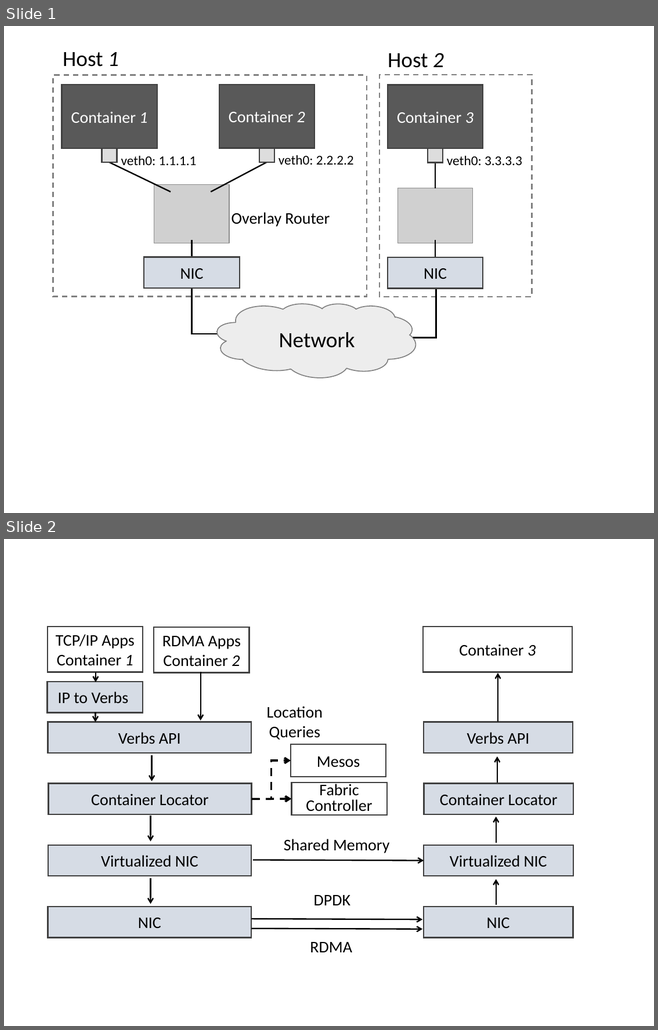
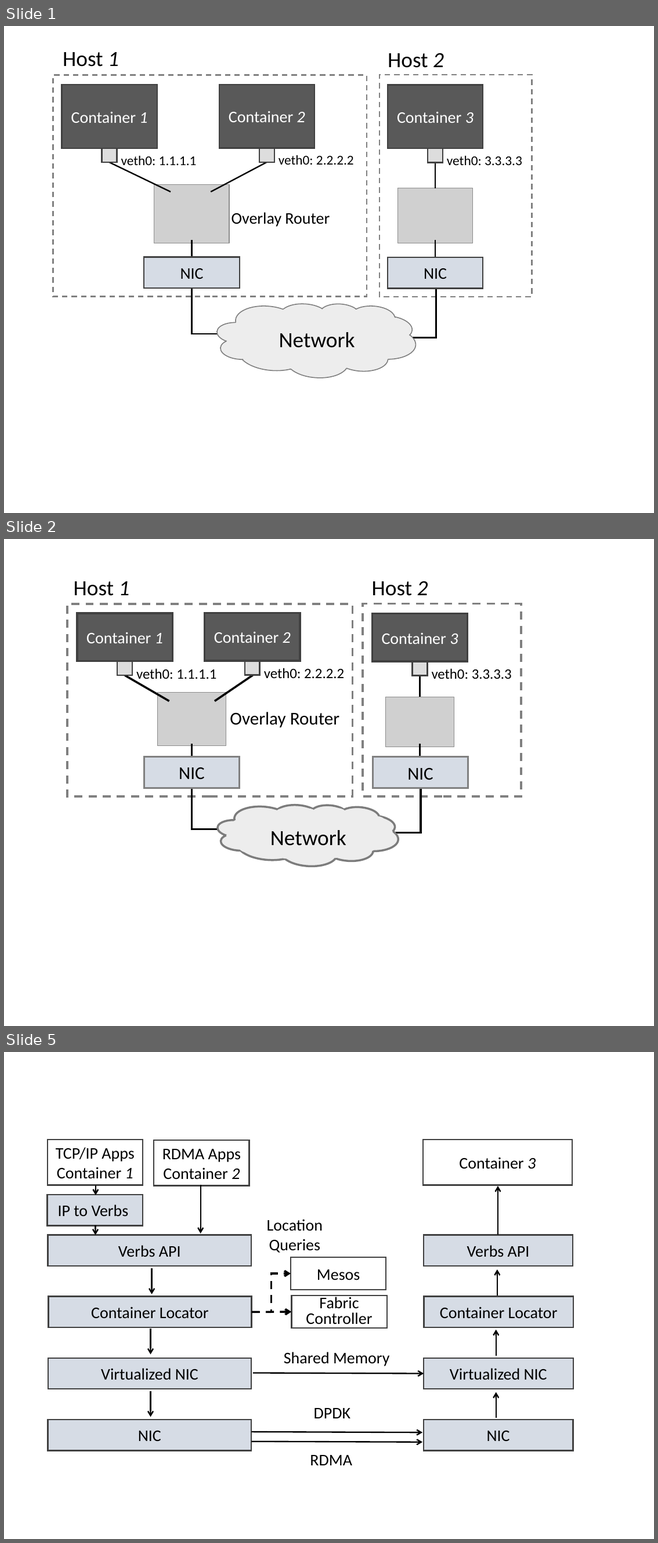
Before and after one commit to lampson0505/freeflow-hotnets16, a slide deck: figures/figures.pptx. Shown one above the other, each under a label of ours: slides 1 and 2 before the commit, slides 1, 2 and 5 after it; the slides between them are not shown. The pictures are 658x1030 and 658x1543 pixels, drawn with LibreOffice and Linux fonts; fonts in the diff are those of the drawing; grey boxes stand for pictures. Boxes give left, top, right and bottom in pixels: in the first picture for what was removed or moved away, otherwise in the second. Text is boxed around its words. In the diff, an @@ line names an element or a change of style, - is before the commit and + after.

```diff
--- a/figures/figures.pptx
+++ b/figures/figures.pptx
@@ slide 2 added at [4, 539, 654, 1026], background #FFFFFF @@
@@ text added at [74, 581, 130, 596], 24 pt, text #000000 @@
+Host 1
@@ text added at [372, 581, 428, 596], 24 pt, text #000000 @@
+Host 2
@@ rectangle added at [67, 604, 352, 797], outline #808080 2.25 pt dashed @@
@@ rectangle added at [362, 604, 521, 797], outline #808080 2.25 pt dashed @@
@@ rectangle added at [76, 613, 172, 661], fill #595959, outline #404040 2.25 pt, 18 pt, text #FFFFFF @@
+Container 1
@@ rectangle added at [205, 613, 300, 661], fill #595959, outline #404040 2.25 pt, 18 pt, text #FFFFFF @@
+Container 2
@@ rectangle added at [372, 614, 467, 662], fill #595959, outline #404040 2.25 pt, 18 pt, text #FFFFFF @@
+Container 3
@@ rectangle added at [117, 661, 132, 675], fill #DDDDDD, outline #404040 1.75 pt @@
@@ line added from (125, 675) to (169, 701), #000000 2.25 pt @@
@@ text added at [136, 668, 216, 682], 16 pt, text #000000 @@
+veth0: 1.1.1.1
@@ line added from (253, 675) to (215, 701), #000000 2.25 pt @@
@@ rectangle added at [244, 661, 259, 675], fill #DDDDDD, outline #404040 1.75 pt @@
@@ text added at [264, 668, 344, 678], 16 pt, text #000000 @@
+veth0: 2.2.2.2
@@ rectangle added at [412, 662, 427, 675], fill #DDDDDD, outline #404040 1.75 pt @@
@@ line added from (420, 675) to (420, 697), #000000 2.25 pt @@
@@ text added at [431, 668, 511, 679], 16 pt, text #000000 @@
+veth0: 3.3.3.3
@@ picture added at [157, 692, 226, 745] @@
@@ text added at [230, 712, 340, 727], 20 pt, text #000000 @@
+Overlay Router
@@ picture added at [385, 697, 453, 747] @@
@@ line added from (192, 744) to (192, 767), #000000 2.25 pt @@
@@ line added from (420, 744) to (420, 767), #000000 2.25 pt @@
@@ rectangle added at [144, 756, 239, 788], fill #D6DCE5, outline #808080 2 pt, 20 pt, text #000000 @@
+NIC
@@ rectangle added at [372, 757, 468, 788], fill #D6DCE5, outline #808080 2 pt, 20 pt, text #000000 @@
+NIC
@@ elbow line added from (420, 761) to (376, 832), #000000 2.25 pt @@
@@ elbow line added from (192, 788) to (217, 830), #000000 2.25 pt @@
@@ group added at [215, 799, 400, 872]: 11 ellipses, 1 cloud, 1 text @@
+Network
@@ what was slide 2 is now slide 5 @@
```
Also in this commit, not shown: 2 other slides added, 2 other files.
